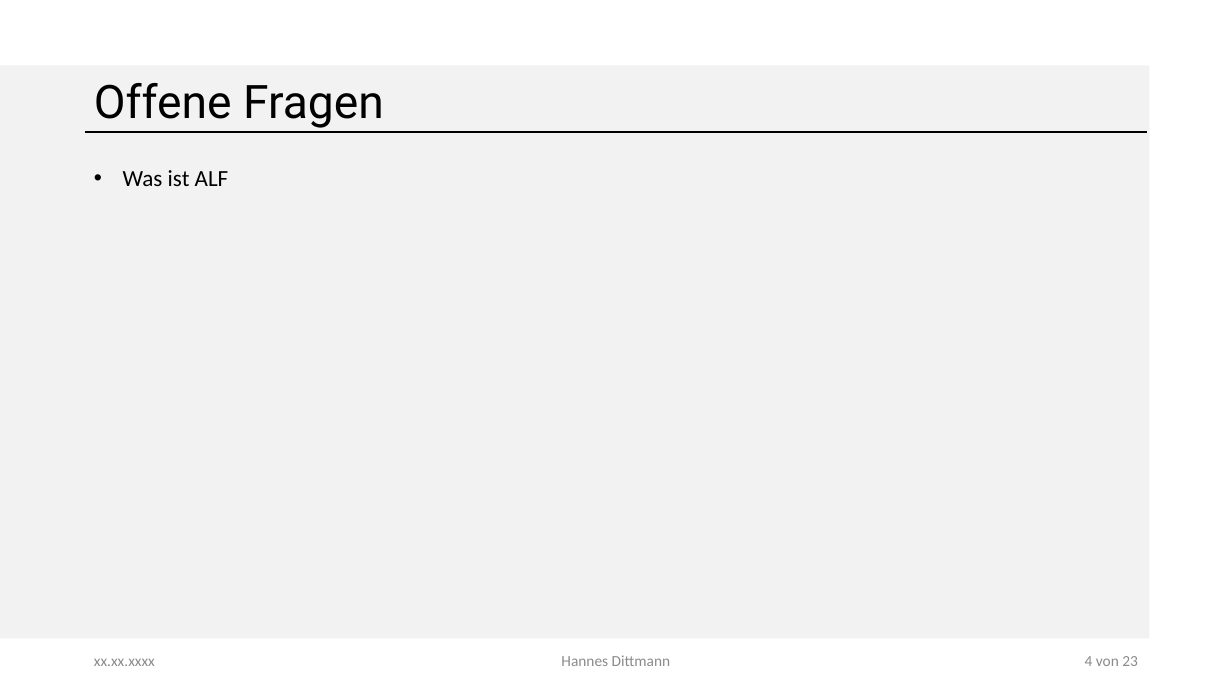
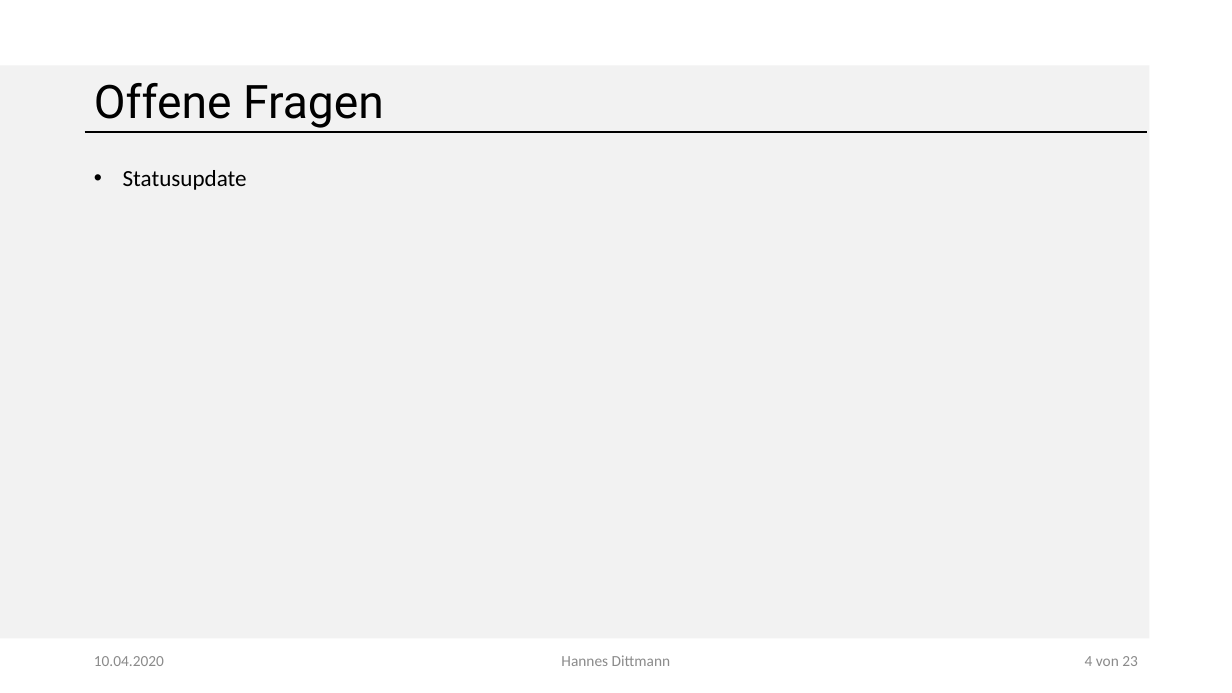
Before and after one commit to GiulliMo/Master_Doc, a slide deck: slide 8 of Präsentationen/HSHL/Besprechung_Göbel.pptx. Drawn at 1232x693 pixels with LibreOffice and Linux fonts; fonts in the diff are those of the drawing; background and template pictures are left out. Boxes give left, top, right and bottom in pixels: in the first picture for what was removed or moved away, otherwise in the second. Text is boxed around its words. In the diff, an @@ line names an element or a change of style, - is before the commit and + after.

```diff
--- a/Präsentationen/HSHL/Besprechung_Göbel.pptx
+++ b/Präsentationen/HSHL/Besprechung_Göbel.pptx
@@ text at box(123, 170, 247, 190): text changed @@
-• Was ist ALF
+• Statusupdate
@@ text at box(94, 656, 164, 666): text changed @@
-xx.xx.xxxx
+10.04.2020
```
Also in this commit, not shown: 7 other slides changed, 3 other files.
